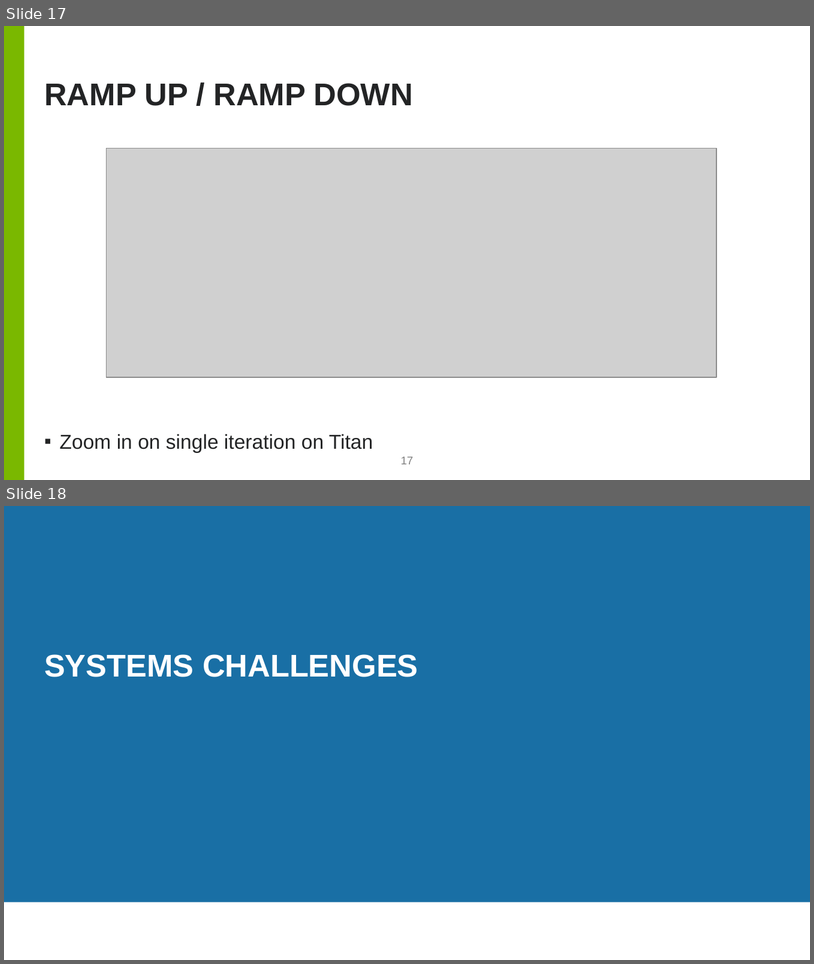
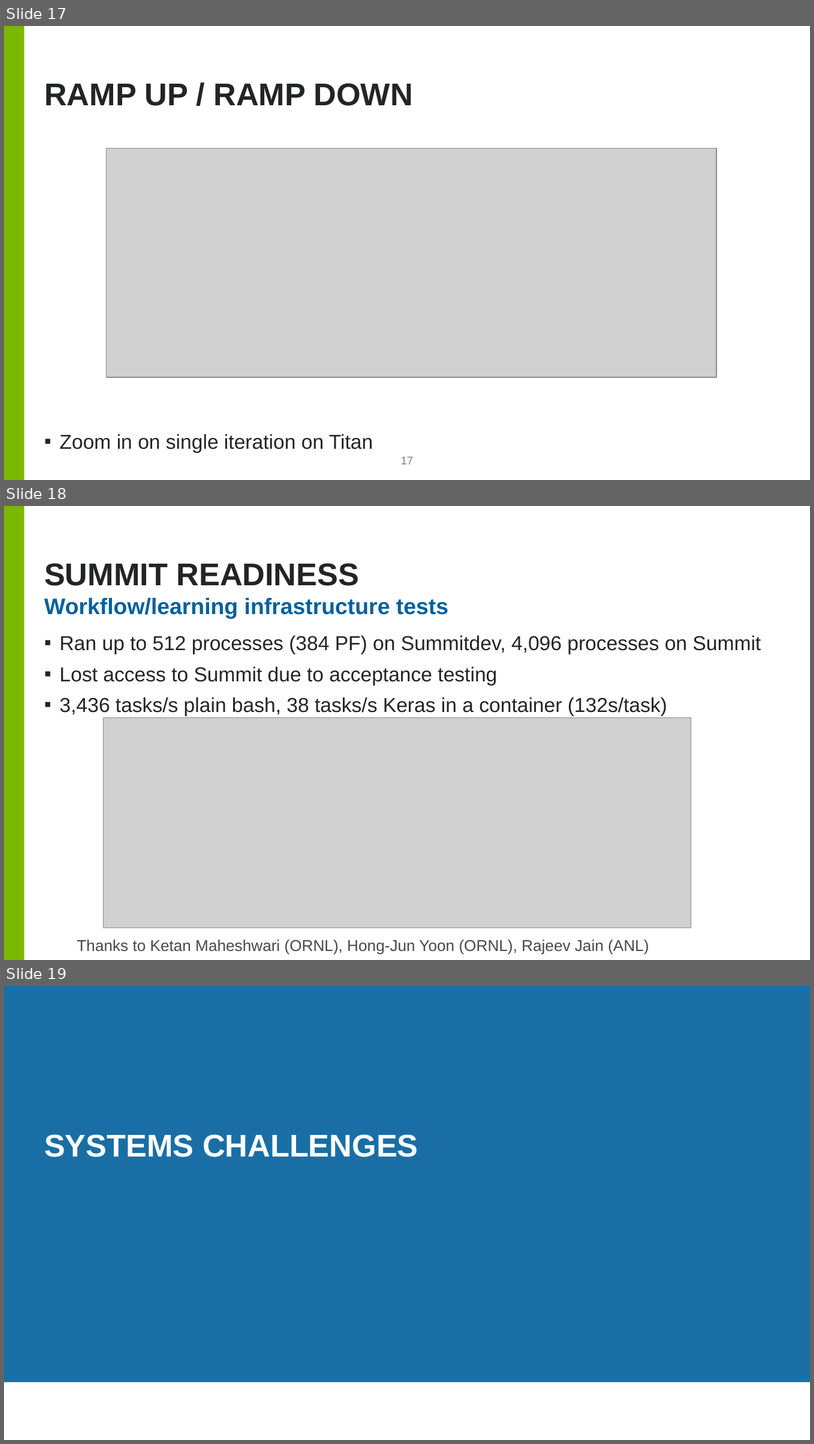
Before and after one commit to brettin/candle_tutorials, a slide deck: Topics/2_hyperparameter_optimization/hpo.pptx. Shown one above the other, each under a label of ours: slides 17 and 18 before the commit, slides 17, 18 and 19 after it. The pictures are 814x964 and 814x1444 pixels, drawn with LibreOffice and Linux fonts; fonts in the diff are those of the drawing; grey boxes stand for pictures; background and template pictures are left out. Boxes give left, top, right and bottom in pixels: in the first picture for what was removed or moved away, otherwise in the second. Text is boxed around its words. In the diff, an @@ line names an element or a change of style, - is before the commit and + after.

```diff
--- a/Topics/2_hyperparameter_optimization/hpo.pptx
+++ b/Topics/2_hyperparameter_optimization/hpo.pptx
@@ slide 18 added at box(4, 506, 810, 960), background #FFFFFF; not listed: 1 template element that a slide beside it also shows @@
@@ title added at box(44, 563, 359, 586), 28 pt, text #232425, bold @@
+SUMMIT READINESS
@@ text added at box(44, 598, 449, 619), 20 pt, text #00609C, bold @@
+Workflow/learning infrastructure tests
@@ text added at box(60, 635, 761, 715), 18 pt, text #232425 @@
+▪ Ran up to 512 processes (384 PF) on Summitdev, 4,096 processes on Summit
+▪ Lost access to Summit due to acceptance testing
+▪ 3,436 tasks/s plain bash, 38 tasks/s Keras in a container (132s/task)
@@ picture added at box(103, 717, 691, 927) @@
@@ text added at box(77, 939, 649, 954), 14 pt, text #47484A @@
+Thanks to Ketan Maheshwari (ORNL), Hong-Jun Yoon (ORNL), Rajeev Jain (ANL)
@@ what was slide 18 is now slide 19 @@
```
Also in this commit, not shown: 2 slides changed, 1 other slide added.
